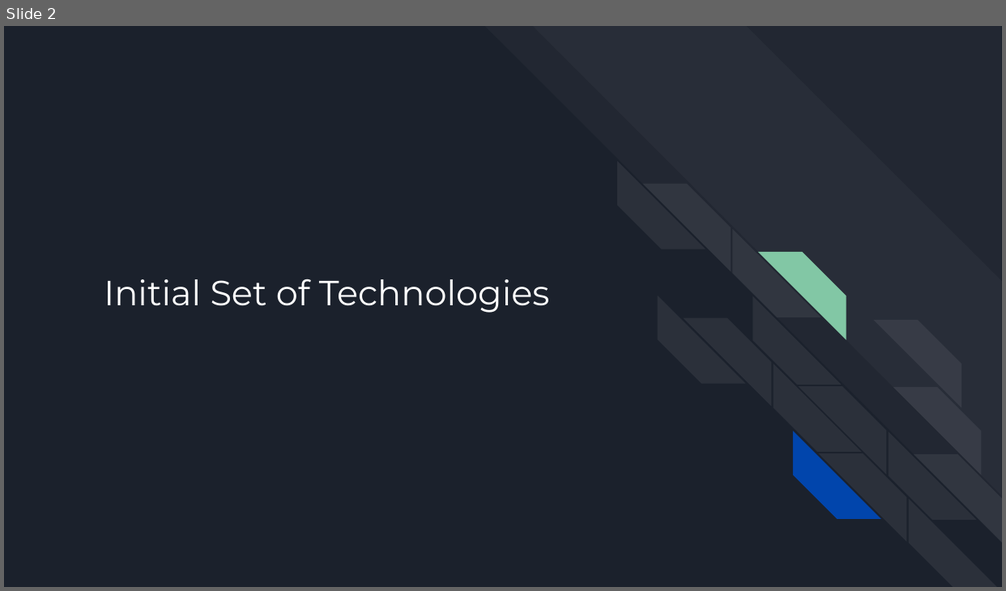
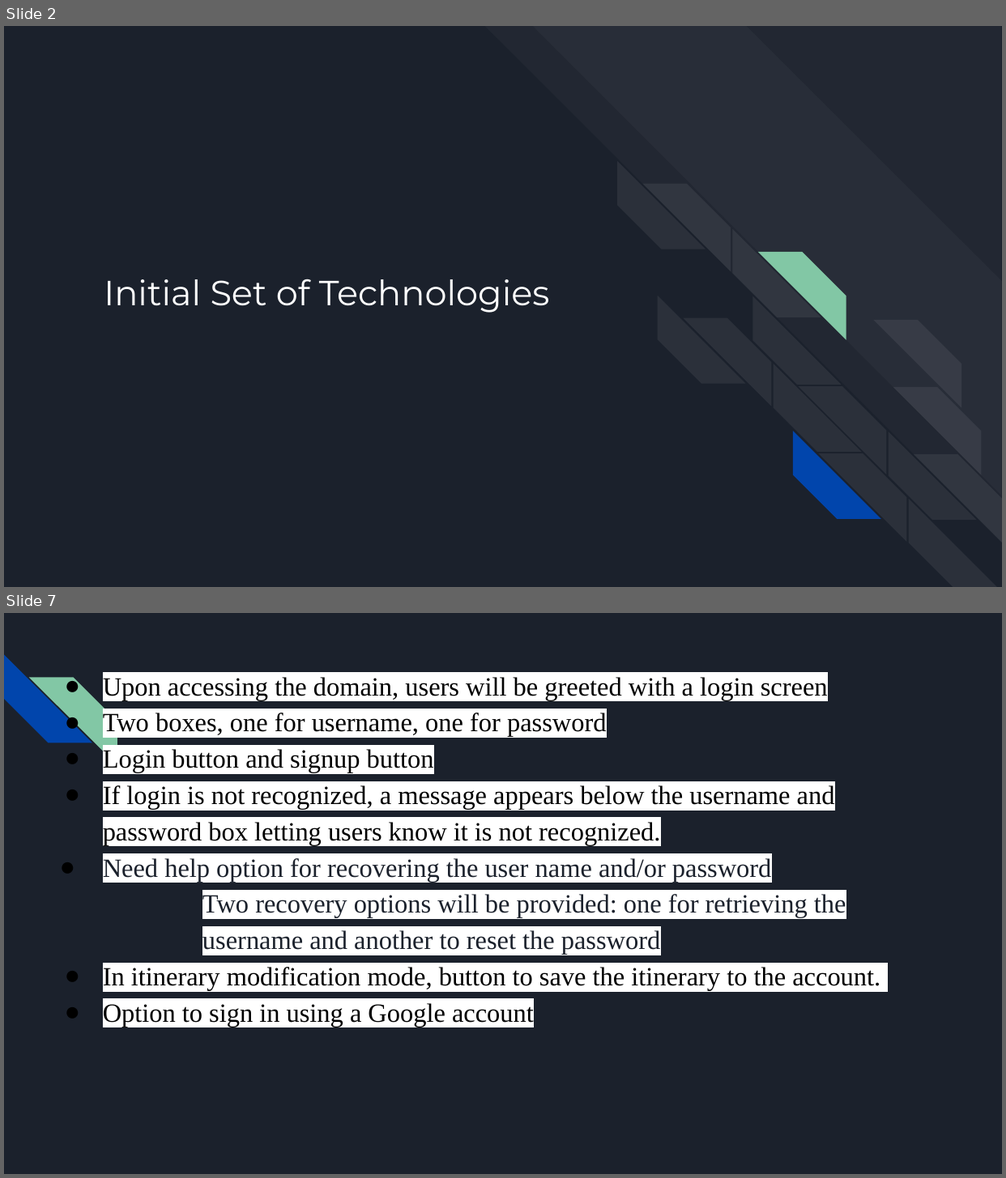
Before and after one commit to DustinWZook/Atlas-Itinerary, a slide deck: Documents/CSCI 4805 Project Requirements.pptx. Shown one above the other, each under a label of ours: slide 2 before the commit, slides 2 and 7 after it; the slides between them are not shown. The pictures are 1006x591 and 1006x1178 pixels, drawn with LibreOffice and Linux fonts; fonts in the diff are those of the drawing. Boxes give left, top, right and bottom in pixels: in the first picture for what was removed or moved away, otherwise in the second. Text is boxed around its words. In the diff, an @@ line names an element or a change of style, - is before the commit and + after.

```diff
--- a/Documents/CSCI 4805 Project Requirements.pptx
+++ b/Documents/CSCI 4805 Project Requirements.pptx
@@ slide 7 added at bbox=[4, 613, 1002, 1174], background #1B212C @@
@@ diag stripe added at bbox=[4, 655, 91, 743], fill #0145AC @@
@@ diag stripe added at bbox=[29, 677, 117, 764], fill #82C7A5 @@
@@ text added at bbox=[103, 677, 880, 1027], 19 pt, text #000000 @@
+● Upon accessing the domain, users will be greeted with a login screen
+● Two boxes, one for username, one for password
+● Login button and signup button
+● If login is not recognized, a message appears below the username and password box letting users know it is not recognized.
+● Need help option for recovering the user name and/or password
+  ○ Two recovery options will be provided: one for retrieving the username and another to reset the password
+● In itinerary modification mode, button to save the itinerary to the account.
+● Option to sign in using a Google account
```
Also in this commit, not shown: 4 other slides added, 3 slides removed, 1 other file.
